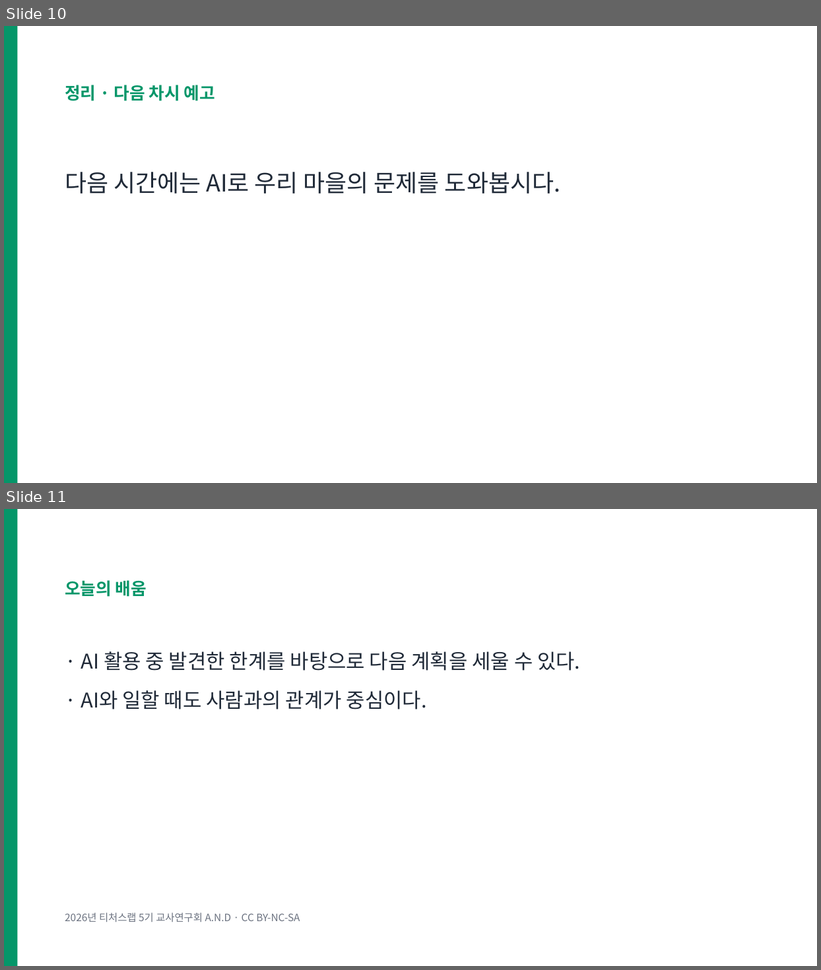
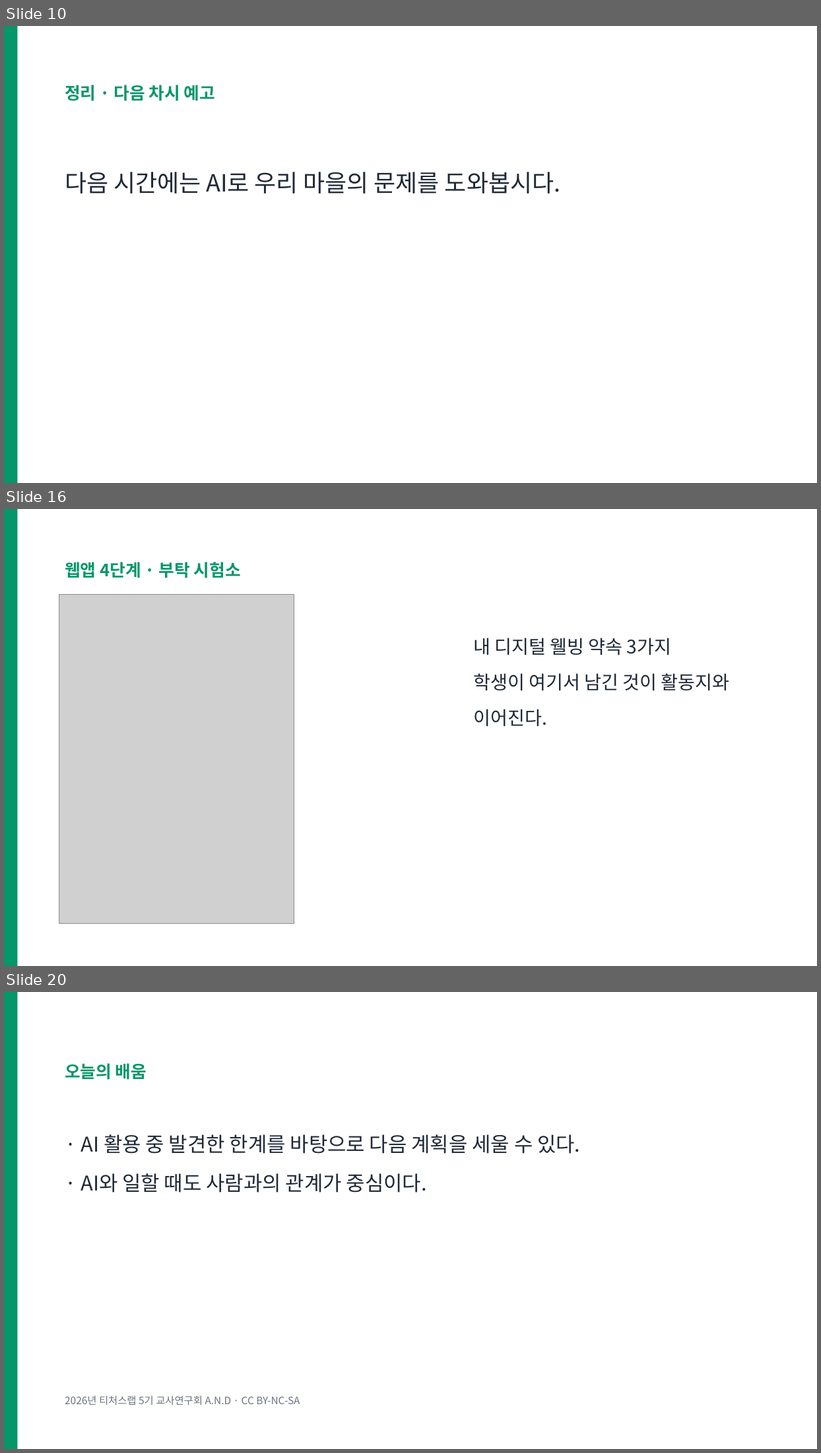
Before and after one commit to legoschool/wise-ai, a slide deck: files/WISE_L10_수업.pptx. Shown one above the other, each under a label of ours: slides 10 and 11 before the commit, slides 10, 16 and 20 after it; the slides between them are not shown. The pictures are 821x970 and 821x1453 pixels, drawn with LibreOffice and Linux fonts; fonts in the diff are those of the drawing; grey boxes stand for pictures. Boxes give left, top, right and bottom in pixels: in the first picture for what was removed or moved away, otherwise in the second. Text is boxed around its words. In the diff, an @@ line names an element or a change of style, - is before the commit and + after.

```diff
--- a/files/WISE_L10_수업.pptx
+++ b/files/WISE_L10_수업.pptx
@@ slide 16 added at [4,509,817,966], background #FFFFFF @@
@@ rectangle added at [4,509,17,966], fill #059669 @@
@@ text added at [65,562,241,578], 20 pt, text #059669, bold @@
+웹앱 4단계 · 부탁 시험소
@@ picture added at [59,594,294,923] @@
@@ text added at [473,638,730,727], 22 pt, text #1F2937 @@
+내 디지털 웰빙 약속 3가지
+학생이 여기서 남긴 것이 활동지와 이어진다.
@@ what was slide 11 is now slide 20 @@
```
Also in this commit, not shown: 8 other slides added, 35 other files.
